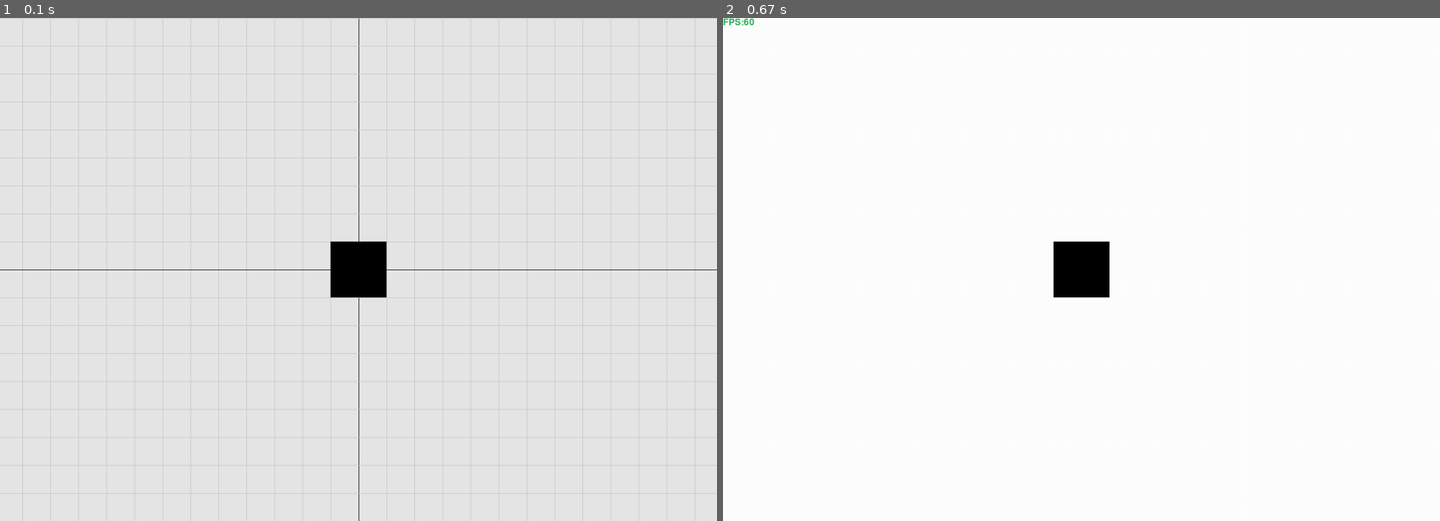
Above: before the commit, frames 1-2 (left to right).
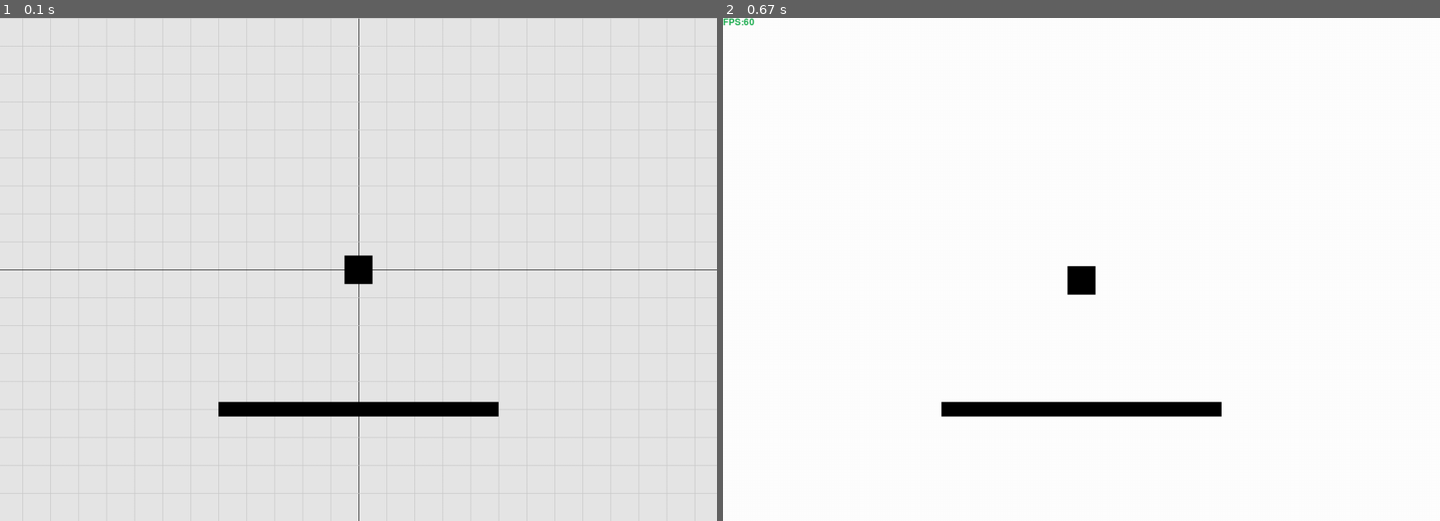
Above: after the commit, the same moments.

Repository: BenBerke/Game-engine-with-Pygame
Game: pygame game, started from main.py
The game is run twice, just before and just after one commit, with the same random seed, the same clock (stepped at 60 frames per second) and the same inputs.
Inputs:
- Up to frame 1 (0.1 s): no input
- Up to frame 2 (0.67 s): tap F2 at 0.33 s

The runs differ from the first frame. In frame 1, 1.9% of the frame differs, in the area x 30-70%, y 44-80%; in frame 2, 1.9%.

Commit message:
fixed transform when loading

Diff:
--- /dev/null
+++ b/Assets/Test_Scenes/physics_test.json
@@ -0,0 +1,125 @@
+{
+    "0": {
+        "name": "camera",
+        "components": {
+            "Transform": {
+                "position": [
+                    0,
+                    0
+                ],
+                "scale": [
+                    1,
+                    1
+                ],
+                "rotation": 0
+            },
+            "Camera": {
+                "viewport_dimensions": [
+                    50.0,
+                    50.0
+                ],
+                "zoom": 1
+            }
+        }
+    },
+    "1": {
+        "name": "my_obj",
+        "components": {
+            "Transform": {
+                "position": [
+                    0,
+                    0
+                ],
+                "scale": [
+                    1,
+                    1
+                ],
+                "rotation": 0
+            },
+            "SpriteRenderer": {
+                "appear_in_debugger": true,
+                "color": [
+                    0,
+                    0,
+                    0
+                ],
+                "render_order": 0,
+                "is_world_pos": true,
+                "scale": [
+                    1.0,
+                    1.0
+                ],
+                "sprite": null
+            },
+            "TestBehaviour": {
+                "appear_in_debugger": true,
+                "move_speed": 3,
+                "jump_power": 2
+            },
+            "BoxCollider": {
+                "appear_in_debugger": true,
+                "width": 1.0,
+                "height": 1.0,
+                "offset": [
+                    0.0,
+                    0.0
+                ]
+            },
+            "Rigidbody": {
+                "appear_in_debugger": true,
+                "gravity_scale": 8,
+                "max_velocity_x": 60,
+                "max_velocity_y": 60,
+                "friction": [
+                    0.09,
+                    0.0
+                ],
+                "is_kinematic": false,
+                "velocity": [
+                    0.0,
+                    0.0
+                ]
+            }
+        }
+    },
+    "2": {
+        "name": "floor",
+        "components": {
+            "Transform": {
+                "position": [
+                    0,
+                    -5
+                ],
+                "scale": [
+                    10,
+                    0.5
+                ],
+                "rotation": 0
+            },
+            "SpriteRenderer": {
+                "appear_in_debugger": true,
+                "color": [
+                    0,
+                    0,
+                    0
+                ],
+                "render_order": 0,
+                "is_world_pos": true,
+                "scale": [
+                    1.0,
+                    1.0
+                ],
+                "sprite": null
+            },
+            "BoxCollider": {
+                "appear_in_debugger": true,
+                "width": 10.0,
+                "height": 0.1,
+                "offset": [
+                    0.0,
+                    0.0
+                ]
+            }
+        }
+    }
+}
--- a/Components/component_box_collider.py
+++ b/Components/component_box_collider.py
@@ -10,10 +10,9 @@
 
 
 class BoxCollider(Component):
-    def __init__(self, width=None, height=None, offset=Vector2(0,0), draw_gizmo=False):
+    def __init__(self, width=None, height=None, offset=Vector2(0,0)):
         super().__init__()
         self.width = width
-        self.draw_gizmo = draw_gizmo
         self.height = height
         self.offset = offset
         PhysicsSystem.register_collider(self)
@@ -27,10 +26,6 @@
         if not self.height:
             self.height = transform.scale.y
 
-    def update(self):
-        pass
-
-
     def on_remove(self):
         PhysicsSystem.unregister_collider(self)
 
--- a/Components/component_sprite_renderer.py
+++ b/Components/component_sprite_renderer.py
@@ -52,10 +52,10 @@
 
         # Prepare image
         if self.sprite and hasattr(self.sprite, "image"):
-            image = py.transform.scale(self.sprite.image, (int(scale.x + self.scale.x * PIXELS_PER_UNIT), int(scale.y + self.scale.y * PIXELS_PER_UNIT)))
+            image = py.transform.scale(self.sprite.image, (int(scale.x + self.scale.x), int(scale.y + self.scale.y)))
         else:
             # Fallback: colored rectangle
-            image = py.Surface((int(scale.x + self.scale.x * PIXELS_PER_UNIT), int(scale.y + self.scale.y * PIXELS_PER_UNIT)), py.SRCALPHA)
+            image = py.Surface((int(scale.x), int(scale.y + self.scale.y)), py.SRCALPHA)
             image.fill(self.color)
 
         # Center the image at pos
--- a/Components/component_transform.py
+++ b/Components/component_transform.py
@@ -15,12 +15,15 @@
             SCREEN_HEIGHT_CENTER - self.position.y * PIXELS_PER_UNIT
         )
 
+    def start(self):
+        print(self.position, self.owner.name)
+
     def update(self):
         self.screen_position = Vector2(SCREEN_WIDTH_CENTER + self.position.x * PIXELS_PER_UNIT, SCREEN_HEIGHT_CENTER - self.position.y * PIXELS_PER_UNIT)
 
     def to_dict(self):
         return {
-            "world_position": [int(self.position.x), int(self.position.y)],
+            "position": [int(self.position.x), int(self.position.y)],
             "scale": [int(self.scale.x), int(self.scale.y)],
             "rotation": int(self.rotation)
         }
--- a/Editor/editor_system.py
+++ b/Editor/editor_system.py
@@ -24,7 +24,6 @@
         for obj in Scene.objects:
             if obj.get_component(SpriteRenderer):
                 transform = obj.get_component(Transform)
-                print(transform.screen_position, transform.scale)
 
     @classmethod
     def switch_to_editor_mode(cls):
--- a/Systems/system_scene_loader.py
+++ b/Systems/system_scene_loader.py
@@ -65,6 +65,8 @@
                     setattr(comp_instance, k, v)
 
             components.append(comp_instance)
+            if(type(comp_instance) is Transform):
+                print(comp_instance.position)
 
         # Ensure every object has a Transform
         if not any(isinstance(c, Transform) for c in components):
--- a/main.py
+++ b/main.py
@@ -5,7 +5,7 @@
 
 from Classes import Scene, Object, DebugConsole
 from Systems import PhysicsSystem, RenderingSystem, InputSystem, system_time_manager
-from Components import SpriteRenderer, Debugger, Camera, BoxCollider, Rigidbody
+from Components import SpriteRenderer, Debugger, Camera, BoxCollider, Rigidbody, Transform
 from Editor.editor_system import EditorSystem
 from Engine.engine_script_loader import load_custom_behaviours
 from Systems.system_scene_loader import load_scene
@@ -23,10 +23,15 @@
 #
 # my_obj = Object.create(
 #     name="my_obj",
-#     components=[SpriteRenderer(), TestBehaviour(), BoxCollider(draw_gizmo=True)]
+#     components=[SpriteRenderer(), TestBehaviour(), BoxCollider(), Rigidbody()],
+# )
+#
+# floor = Object.create(
+#     name="floor",
+#     components=[SpriteRenderer(), BoxCollider(), Transform(position=Vector2(0, -150), scale=Vector2(10, .1))],
 # )
 
-load_scene("Test_Scenes/save_test")
+load_scene("Test_Scenes/physics_test")
 
 debug_console = DebugConsole(max_lines=15)
 
